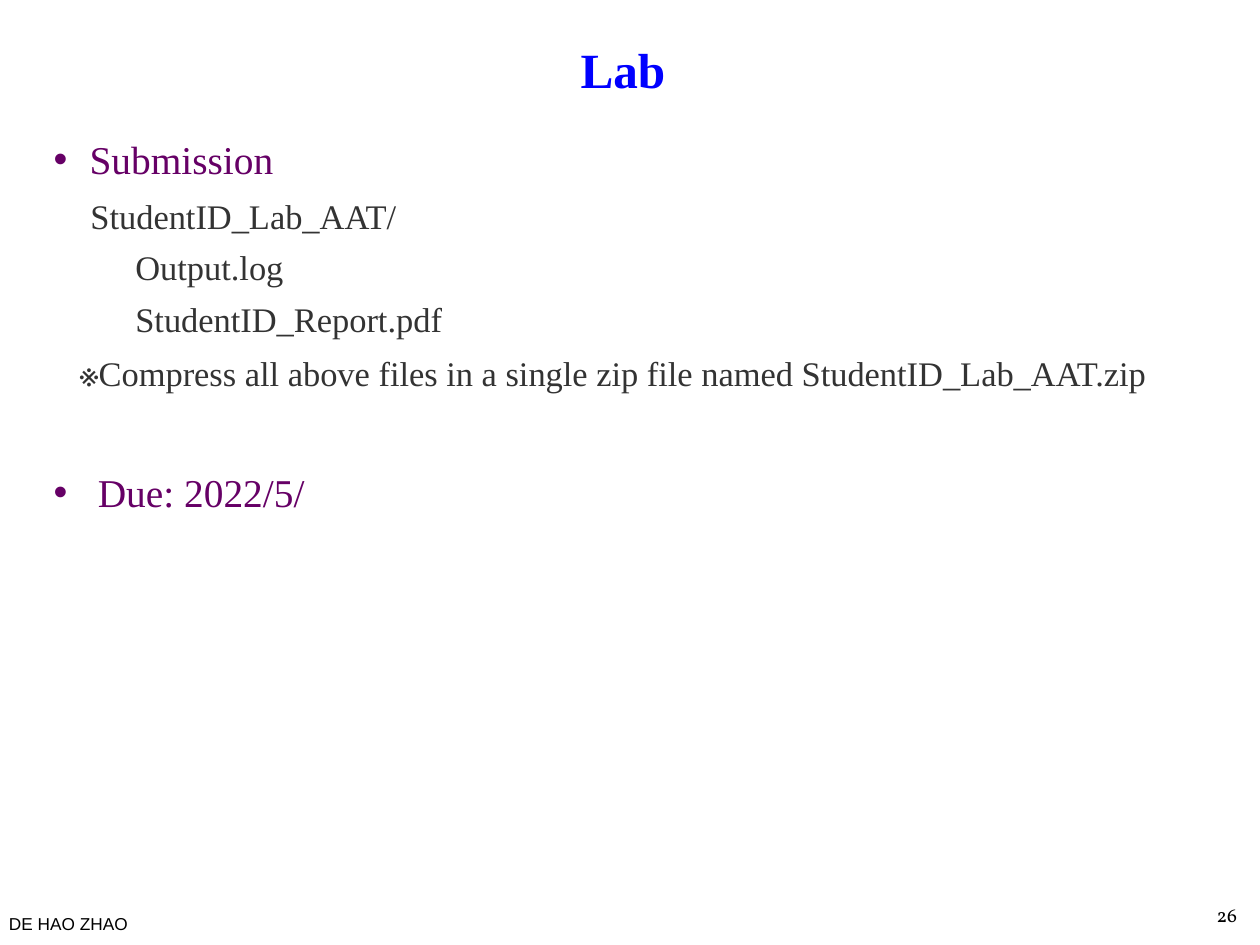
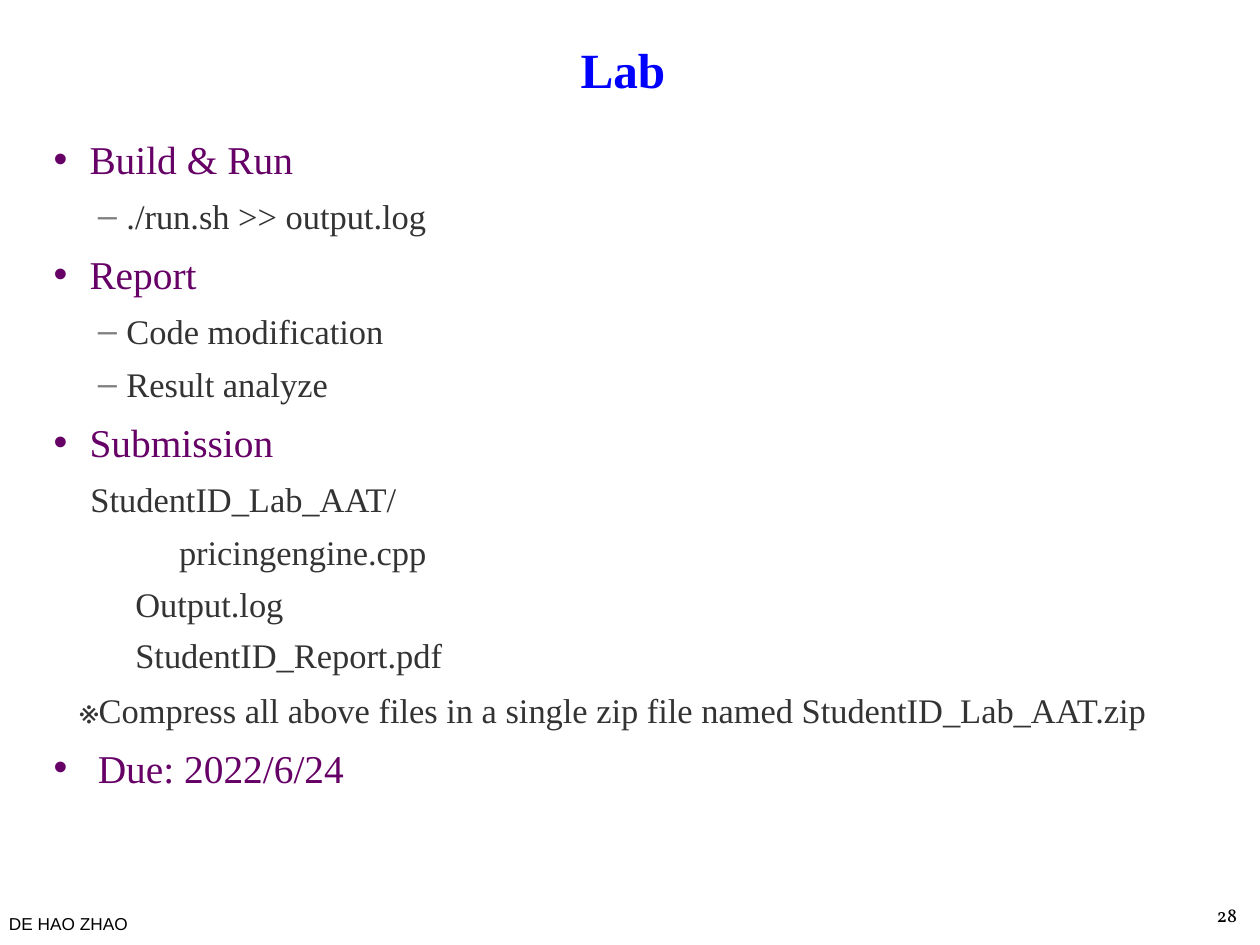
Before and after one commit to bol-edu/course-lab_aat, a slide deck: slide 28 of lecture/AAT.pptx (slide 26 before the commit). Drawn at 1260x945 pixels with LibreOffice and Linux fonts; fonts in the diff are those of the drawing; background and template pictures are left out. Boxes give left, top, right and bottom in pixels: in the first picture for what was removed or moved away, otherwise in the second. Text is boxed around its words. In the diff, an @@ line names an element or a change of style, - is before the commit and + after.

```diff
--- a/lecture/AAT.pptx
+++ b/lecture/AAT.pptx
@@ text at [90, 146, 426, 404]: paragraphs added @@
+• Build & Run
+  – ./run.sh >> output.log
+• Report
+  – Code modification
+  – Result analyze
@@ text at [179, 542, 426, 572]: paragraph added @@
+  pricingengine.cpp
@@ text at [98, 757, 344, 784]: text changed @@
-• Due: 2022/5/
+• Due: 2022/6/24
@@ page number at [1217, 909, 1238, 922]: text changed @@
-26
+28
```
Also in this commit, not shown: 4 other slides changed, 3 slides added, 1 slide removed.
